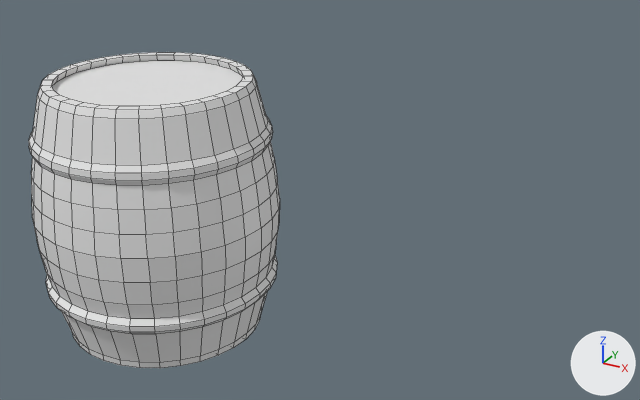
Before and after pictures for a commit that changed the Blender file Models/Barrel/barrel_simple.blend.
Camera for both pictures: a camera (50 mm lens) standing at (0.98, -3.26, 1.76) and looking at (-0.53, -0.52, 0.39). The lights are fixed; the arrows at lower right show +X, +Y and +Z. Mesh edges are drawn as thin lines. The same objects are shown in both versions, whatever each file hides.

Objects in the first picture: 'Barrel'.
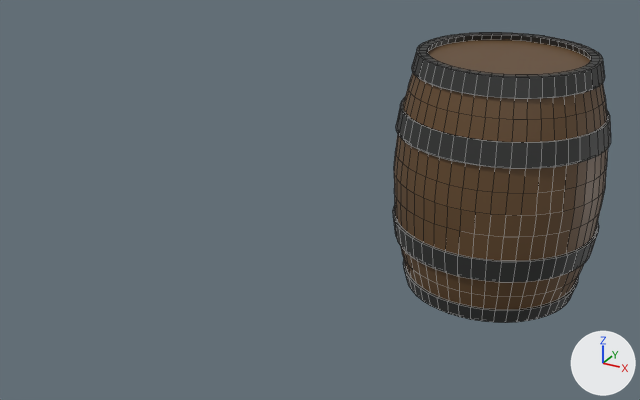
The change, as JSON lines over the scene's bpy script:
```json
{"op": "add", "block": "img_barrel_texture", "code": ["img_barrel_texture = load_image('Barrel_Texture', '_unpacked/Barrel_Texture', 1024, 1024, 'sRGB')"]}
{"op": "remove", "block": "mat_barrelmaterial", "code": "mat_barrelmaterial.base_color = (0.5, 0.5, 0.5)  # grey #bcbcbc"}
{"op": "add", "block": "mat_barrelmaterial", "code": "mat_barrelmaterial.texture = img_barrel_texture"}
{"op": "set", "path": "ob_barrel", "old": "bpy.data.objects.new('Barrel', me_cylinder_002)", "new": "bpy.data.objects.new('Barrel', me_cylinder_001)"}
{"op": "set", "path": "ob_barrel.location", "old": "(-0.968, -0.945, 0.452)", "new": "(0.0, 0.0, 0.427)"}
{"op": "set", "path": "ob_barrel.scale", "old": "(1.0, 1.0, 1.0)", "new": "(1.04, 1.04, 1.11)"}
```

Changed parts and their boxes (x1, y1, x2, y2) in the pictures (640 x 400 px):
```json
{"object": "Barrel", "change": "surface changed, reshaped, moved, rescaled", "before": [29, 52, 280, 368], "after": [393, 32, 611, 323], "on screen": "13% narrower, 8% shorter"}
```
